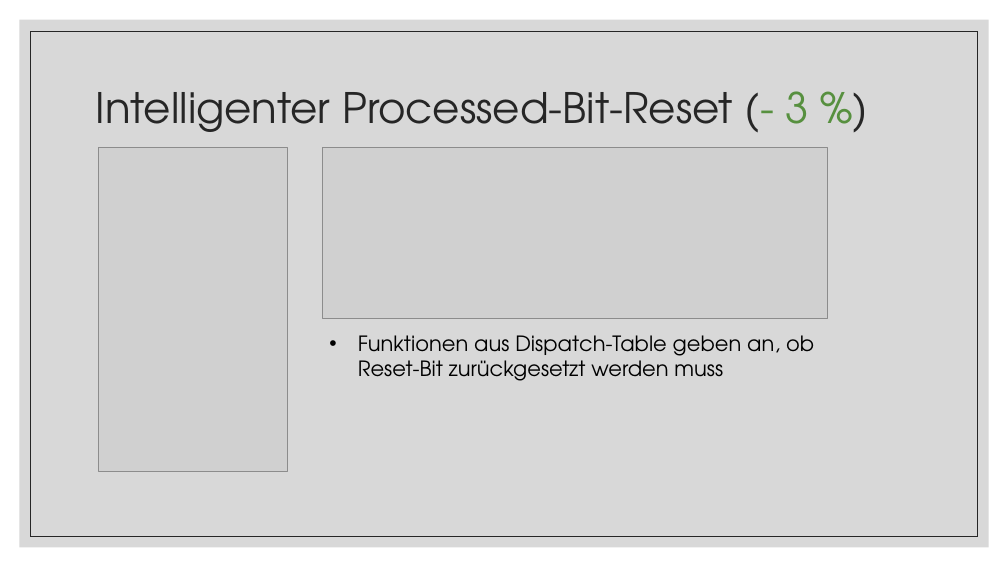
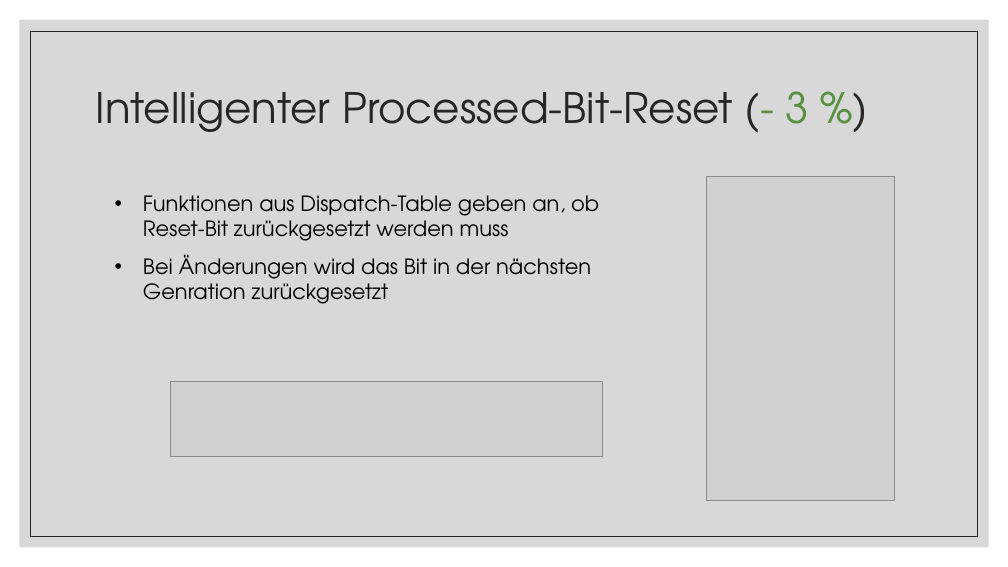
Before and after one commit to tobixdev/TUWien_WS20_EfficientPrograms, a slide deck: slide 16 of Conway’s Game of Life.pptx. Drawn at 1008x567 pixels with LibreOffice and Linux fonts; fonts in the diff are those of the drawing; grey boxes stand for pictures. Boxes give left, top, right and bottom in pixels: in the first picture for what was removed or moved away, otherwise in the second. Text is boxed around its words. In the diff, an @@ line names an element or a change of style, - is before the commit and + after.

```diff
--- a/Conway’s Game of Life.pptx
+++ b/Conway’s Game of Life.pptx
@@ picture: place and size @@
-picture at (99, 148, 287, 472)
+picture at (706, 177, 895, 501)
@@ text "Funktionen aus Dispatch-Table geben an, ...": place and size @@
-text "Funktionen aus Dispatch-Table geben an, ..." at (358, 335, 814, 381)
+text "Funktionen aus Dispatch-Table geben an, ..." at (143, 195, 599, 304)
@@ text at (143, 254, 591, 304): paragraph added @@
+• Bei Änderungen wird das Bit in der nächsten Genration zurückgesetzt
@@ picture: place and size @@
-picture at (322, 148, 828, 319)
+picture at (170, 382, 603, 456)
```
Also in this commit, not shown: 13 other slides changed.
